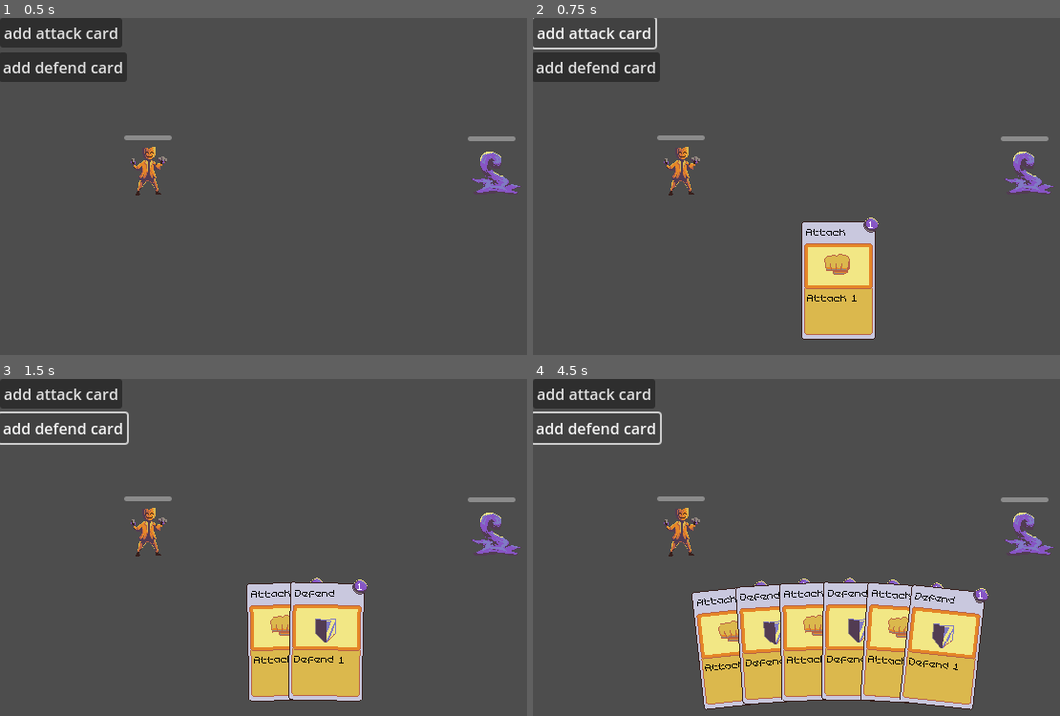
Above: before the commit, frames 1-4 (two rows, left to right).
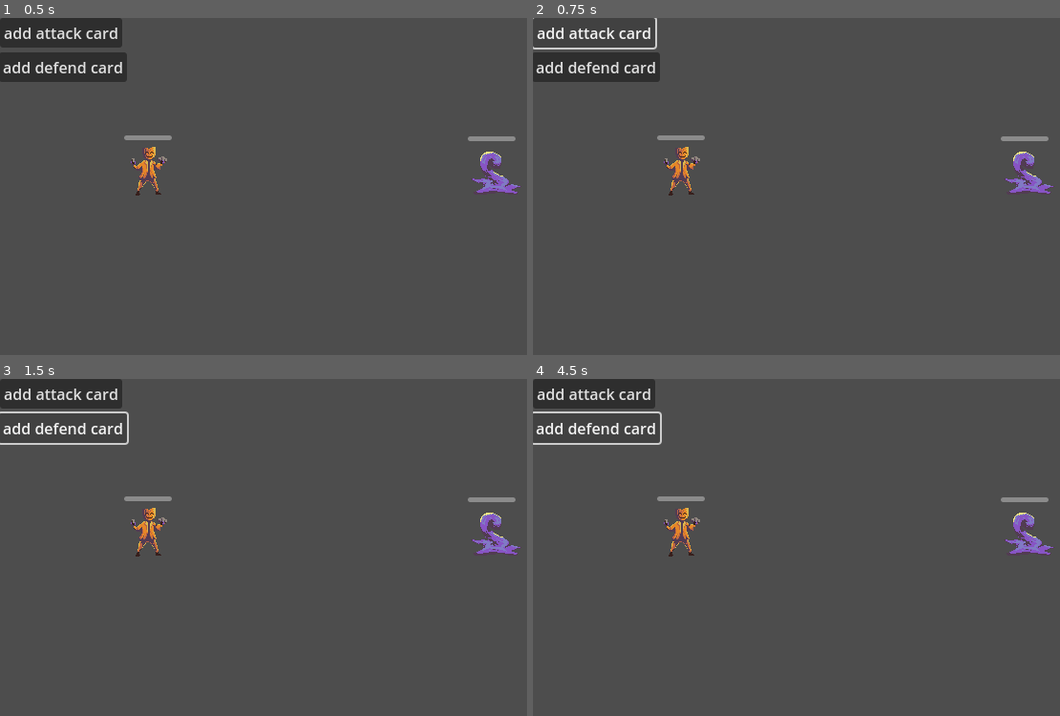
Above: after the commit, the same moments.

Repository: Webbly25/Card-Tutorial
Game: Godot game, scene res://scenes/main.tscn
The game is run twice, just before and just after one commit, with the same random seed, the same clock (stepped at 60 frames per second) and the same inputs.
Inputs:
- Up to frame 1 (0.5 s): no input
- Up to frame 2 (0.75 s): click "add attack card" at 0.5 s
- Up to frame 3 (1.5 s): click "add defend card" at 1.25 s
- Up to frame 4 (4.5 s): click "add attack card" at 2 s; click "add defend card" at 2.75 s; click "add attack card" at 3.5 s; click "add defend card" at 4.25 s

Frame 1 is identical in both runs. In frame 2, 5.0% of the frame differs, in the area x 50-66%, y 59-96%; in frame 3, 7.6%; in frame 4, 19%, in the area x 30-87%, y 58-99%.
Error after the commit: Attempt to call function 'add_card' in base 'null instance' on a null instance. (res://scripts/deck.gd:20)

Commit message:
emit card activate

Diff:
--- a/scenes/deck.tscn
+++ b/scenes/deck.tscn
@@ -1,14 +1,12 @@
 [gd_scene load_steps=3 format=3 uid="uid://cd717o3b26mih"]
 
-[ext_resource type="Script" path="res://scripts/main.gd" id="1_faonp"]
+[ext_resource type="Script" path="res://scripts/deck.gd" id="1_faonp"]
 [ext_resource type="PackedScene" uid="uid://uepfpfylrir" path="res://scenes/hand.tscn" id="2_0ugh6"]
 
 [node name="Deck" type="Node2D"]
 script = ExtResource("1_faonp")
 
-[node name="CanvasLayer" type="CanvasLayer" parent="."]
-
-[node name="Hand" parent="CanvasLayer" instance=ExtResource("2_0ugh6")]
+[node name="Hand" parent="." instance=ExtResource("2_0ugh6")]
 position = Vector2(320, 1275)
 
 [node name="Button" type="Button" parent="."]
@@ -23,5 +21,6 @@
 offset_bottom = 67.0
 text = "add defend card"
 
+[connection signal="card_activated" from="Hand" to="." method="_on_hand_card_activated"]
 [connection signal="pressed" from="Button" to="." method="_on_button_pressed"]
 [connection signal="pressed" from="Button2" to="." method="_on_button_2_pressed"]
--- a/scenes/main.tscn
+++ b/scenes/main.tscn
@@ -1,11 +1,13 @@
-[gd_scene load_steps=5 format=3 uid="uid://np1cly8g8i2r"]
+[gd_scene load_steps=6 format=3 uid="uid://np1cly8g8i2r"]
 
 [ext_resource type="PackedScene" uid="uid://dldr1n8cvtwtv" path="res://scenes/character.tscn" id="1_4k8l8"]
+[ext_resource type="Script" path="res://scripts/main.gd" id="1_86531"]
 [ext_resource type="Texture2D" uid="uid://bbgeckmnorkey" path="res://assets/sprites/player_character.png" id="1_bq8mu"]
 [ext_resource type="PackedScene" uid="uid://cd717o3b26mih" path="res://scenes/deck.tscn" id="1_vfwxn"]
 [ext_resource type="Texture2D" uid="uid://c7wh5dn58dadl" path="res://assets/sprites/enemy_character.png" id="2_grunp"]
 
 [node name="Main" type="Node2D"]
+script = ExtResource("1_86531")
 
 [node name="GameScreen" type="Node2D" parent="."]
 
@@ -18,3 +20,5 @@
 texture = ExtResource("2_grunp")
 
 [node name="Deck" parent="." instance=ExtResource("1_vfwxn")]
+
+[connection signal="card_activated" from="Deck" to="." method="_on_deck_card_activated"]
--- /dev/null
+++ b/scripts/deck.gd
@@ -0,0 +1,27 @@
+extends Node2D
+
+signal card_activated(card: Card)
+
+@onready var AttackCardScene: PackedScene = preload ("res://scenes/cards/attack_card.tscn")
+@onready var DefendCardScene: PackedScene = preload ("res://scenes/cards/defend_card.tscn")
+
+@onready var hand: Hand = $CanvasLayer/Hand
+
+# Called when the node enters the scene tree for the first time.
+func _ready() -> void:
+	pass # Replace with function body.
+
+# Called every frame. 'delta' is the elapsed time since the previous frame.
+func _process(_delta) -> void:
+	pass
+
+func _on_button_pressed() -> void:
+	var attack_card = AttackCardScene.instantiate()
+	hand.add_card(attack_card)
+
+func _on_button_2_pressed() -> void:
+	var defend_card = DefendCardScene.instantiate()
+	hand.add_card(defend_card)
+
+func _on_hand_card_activated(card: Card) -> void:
+	card_activated.emit(card)
--- a/scripts/main.gd
+++ b/scripts/main.gd
@@ -1,22 +1,12 @@
 extends Node2D
-
-@onready var AttackCardScene: PackedScene = preload ("res://scenes/cards/attack_card.tscn")
-@onready var DefendCardScene: PackedScene = preload ("res://scenes/cards/defend_card.tscn")
-
-@onready var hand: Hand = $CanvasLayer/Hand
 
 # Called when the node enters the scene tree for the first time.
 func _ready() -> void:
 	pass # Replace with function body.
 
 # Called every frame. 'delta' is the elapsed time since the previous frame.
-func _process(_delta) -> void:
+func _process(_delta: float) -> void:
 	pass
 
-func _on_button_pressed() -> void:
-	var attack_card = AttackCardScene.instantiate()
-	hand.add_card(attack_card)
-
-func _on_button_2_pressed() -> void:
-	var defend_card = DefendCardScene.instantiate()
-	hand.add_card(defend_card)
+func _on_deck_card_activated(card: Card) -> void:
+	card.activate()
